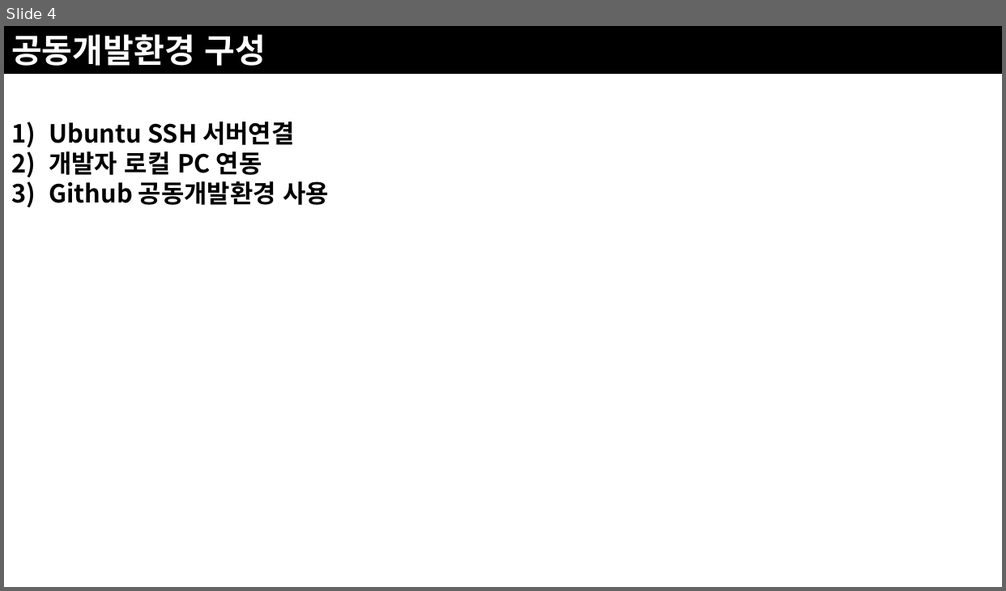
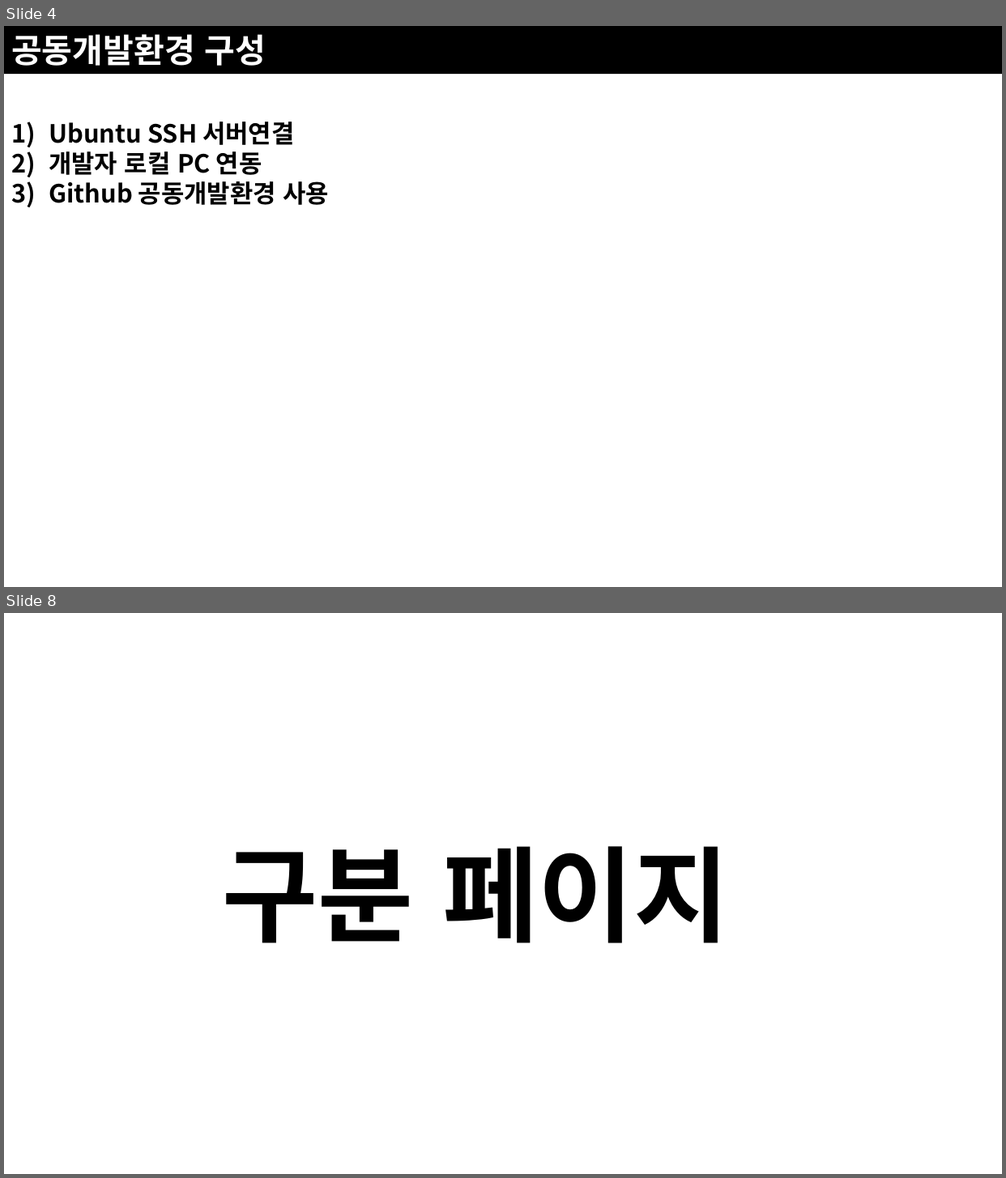
Before and after one commit to JoSihun/CGVR_Lab, a slide deck: documents/01_프로젝트_개발계획.pptx. Shown one above the other, each under a label of ours: slide 4 before the commit, slides 4 and 8 after it; the slides between them are not shown. The pictures are 1006x591 and 1006x1178 pixels, drawn with LibreOffice and Linux fonts; fonts in the diff are those of the drawing. Boxes give left, top, right and bottom in pixels: in the first picture for what was removed or moved away, otherwise in the second. Text is boxed around its words. In the diff, an @@ line names an element or a change of style, - is before the commit and + after.

```diff
--- a/documents/01_프로젝트_개발계획.pptx
+++ b/documents/01_프로젝트_개발계획.pptx
@@ slide 8 added at bbox=[4, 613, 1002, 1174], background #FFFFFF @@
@@ text added at bbox=[222, 846, 729, 943], 100 pt, text #000000, bold @@
+구분 페이지
```
Also in this commit, not shown: 2 slides changed, 14 other slides added.
